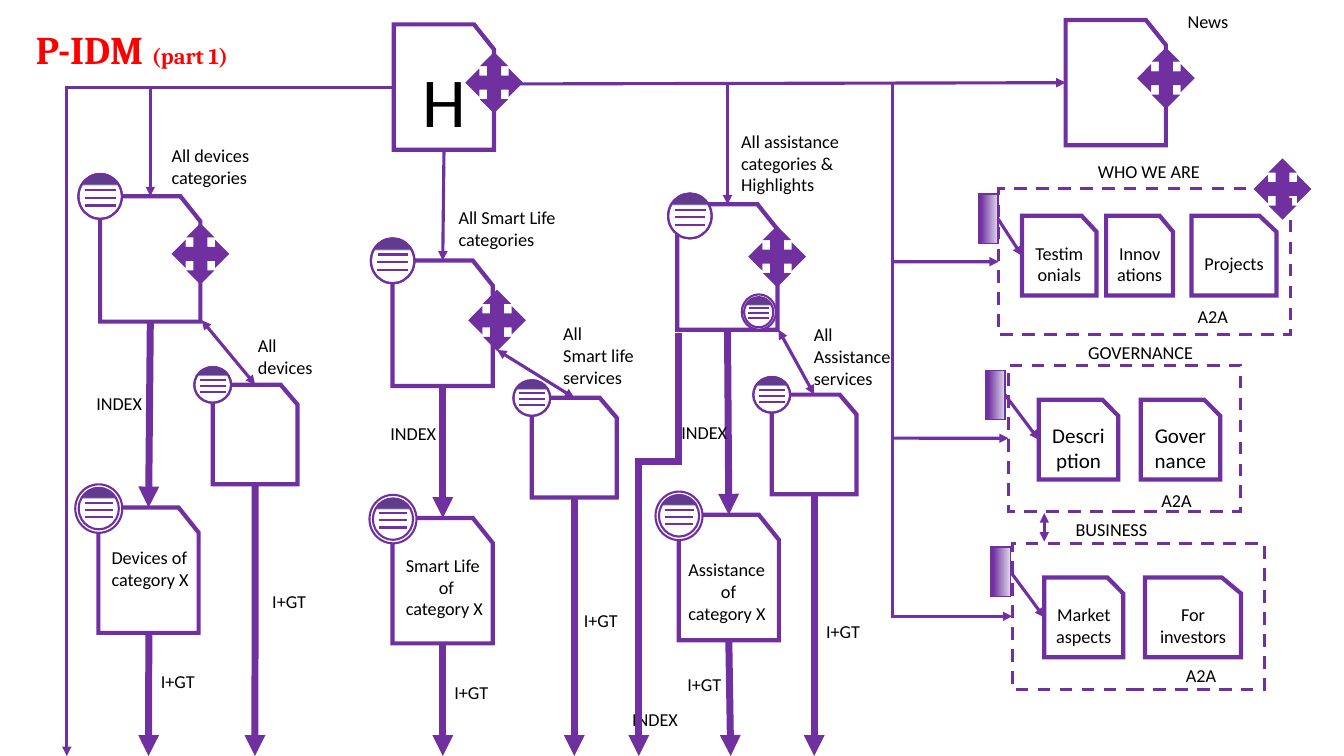
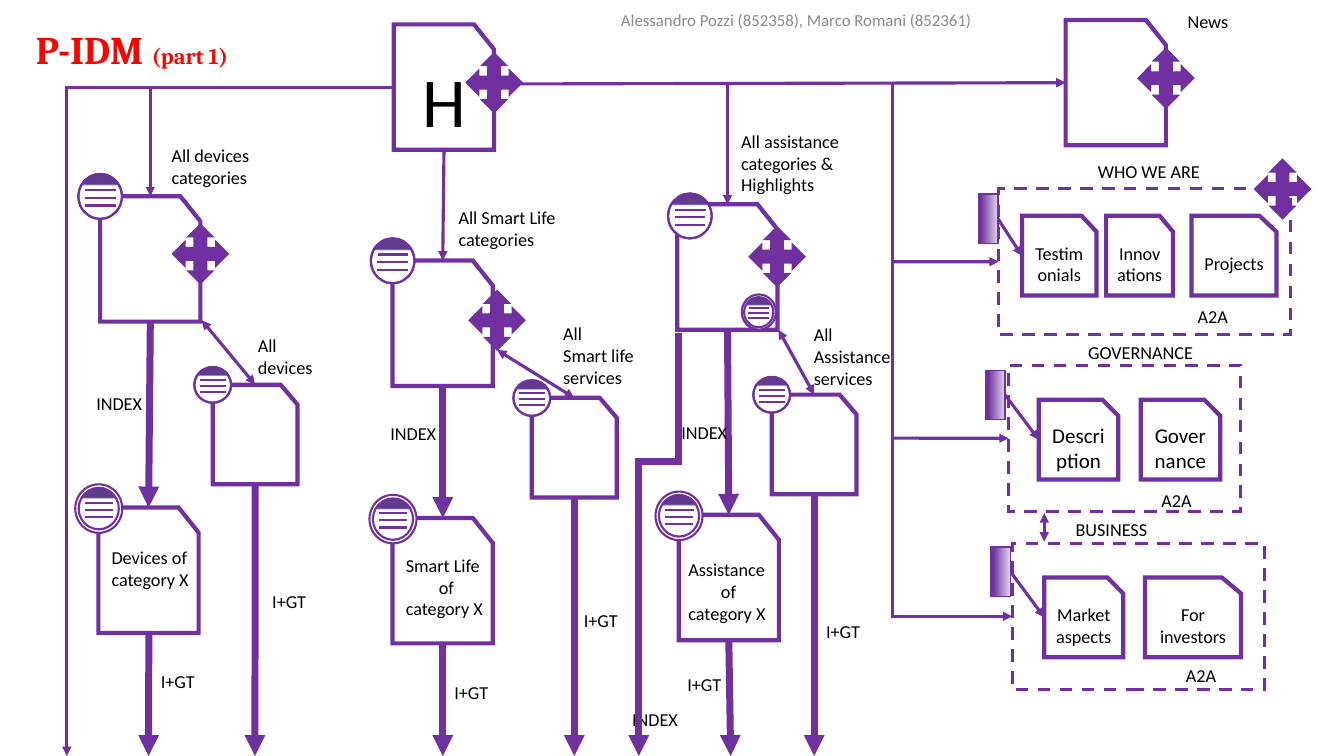
Before and after one commit to AlessandroPozzi/HypermediaProject2016-PozziRomani, a slide deck: slide 8 of Drafts & Material/IDM Models + Notes.pptx (slide 7 before the commit). Drawn at 1344x756 pixels with LibreOffice and Linux fonts; fonts in the diff are those of the drawing. Boxes give left, top, right and bottom in pixels: in the first picture for what was removed or moved away, otherwise in the second. Text is boxed around its words. In the diff, an @@ line names an element or a change of style, - is before the commit and + after.

```diff
--- a/Drafts & Material/IDM Models + Notes.pptx
+++ b/Drafts & Material/IDM Models + Notes.pptx
@@ text added at [621,14,971,28], 12 pt, text #8C8C8C @@
+Alessandro Pozzi (852358), Marco Romani (852361)
```
Also in this commit, not shown: 12 other slides changed, 1 slide added.
